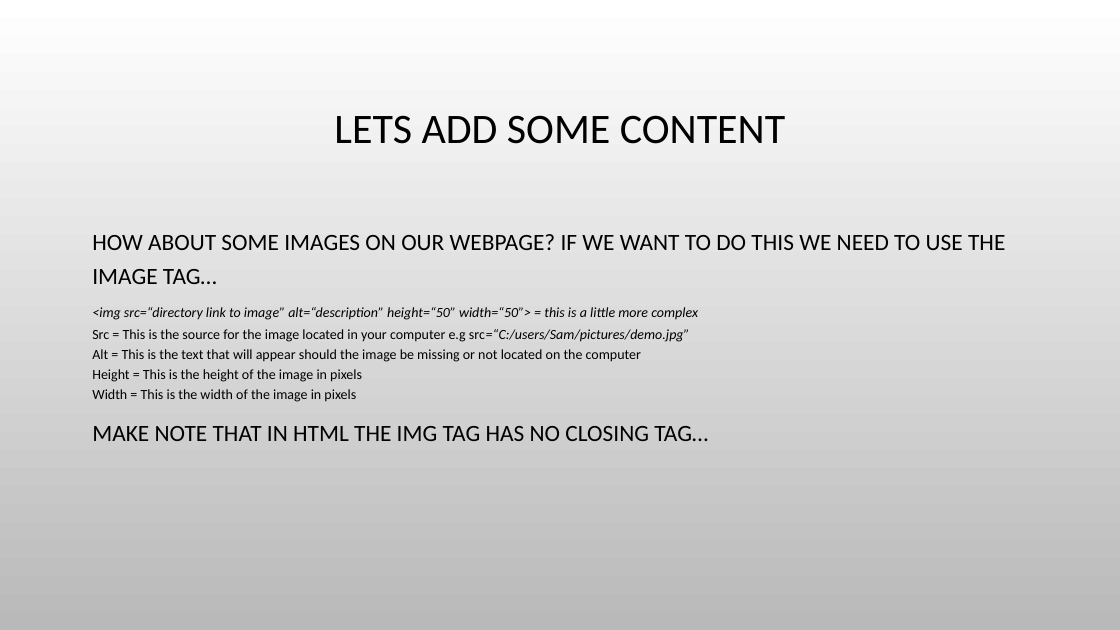
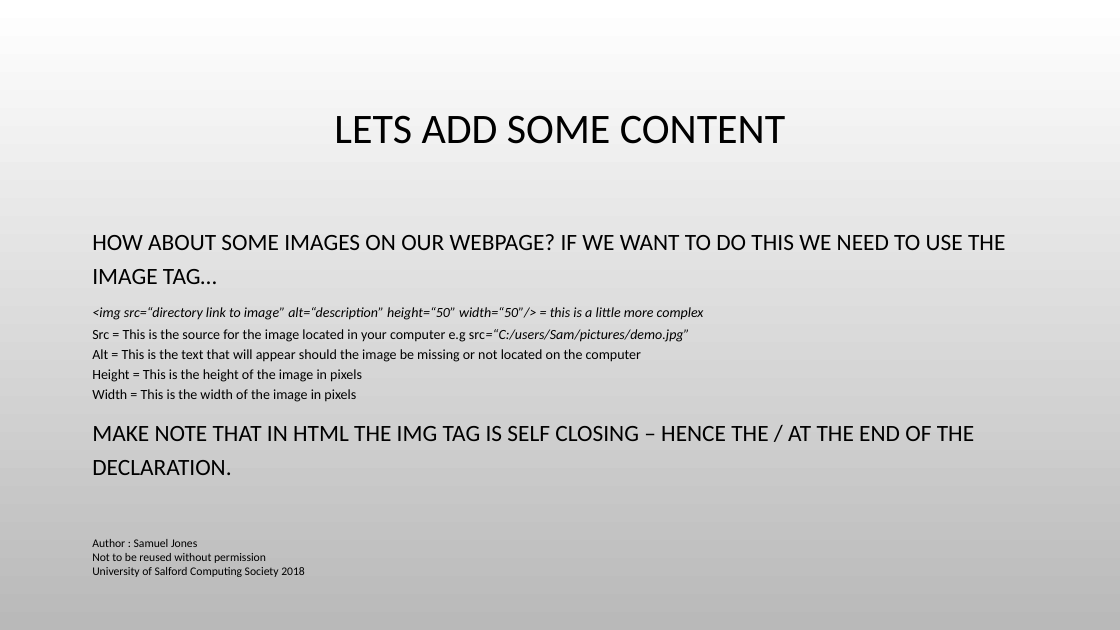
Before and after one commit to SamJones01/Computing-Society---HTML-CSS-DEMO, a slide deck: slide 16 of An Introduction to HTML5 & CSS.pptx. Drawn at 1120x630 pixels with LibreOffice and Linux fonts; fonts in the diff are those of the drawing; background and template pictures are left out. Boxes give left, top, right and bottom in pixels: in the first picture for what was removed or moved away, otherwise in the second. Text is boxed around its words. In the diff, an @@ line names an element or a change of style, - is before the commit and + after.

```diff
--- a/An Introduction to HTML5 & CSS.pptx
+++ b/An Introduction to HTML5 & CSS.pptx
@@ text at bbox=[92, 307, 704, 320]: text changed @@
-<img src=“directory link to image” alt=“description” height=“50” width=“50”> = this is a little more complex
+<img src=“directory link to image” alt=“description” height=“50” width=“50”/> = this is a little more complex
@@ text at bbox=[92, 426, 974, 475]: text changed @@
-MAKE NOTE THAT IN HTML THE IMG TAG HAS NO CLOSING TAG…
+MAKE NOTE THAT IN HTML THE IMG TAG IS SELF CLOSING – HENCE THE / AT THE END OF THE DECLARATION.
@@ text added at bbox=[92, 539, 305, 577], 10 pt, text #000000 @@
+Author : Samuel Jones
+Not to be reused without permission
+University of Salford Computing Society 2018
```
Also in this commit, not shown: 34 other slides changed.
